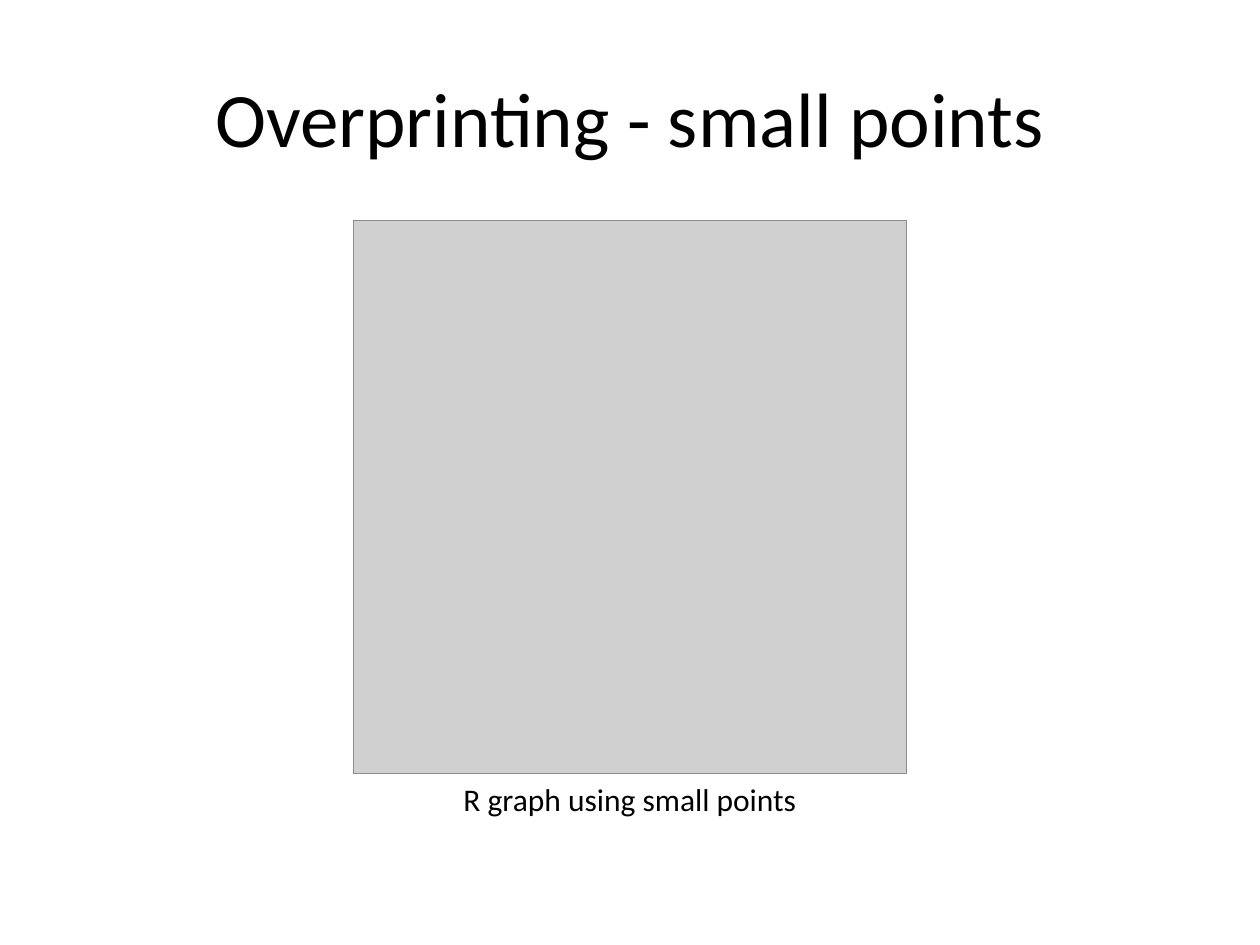
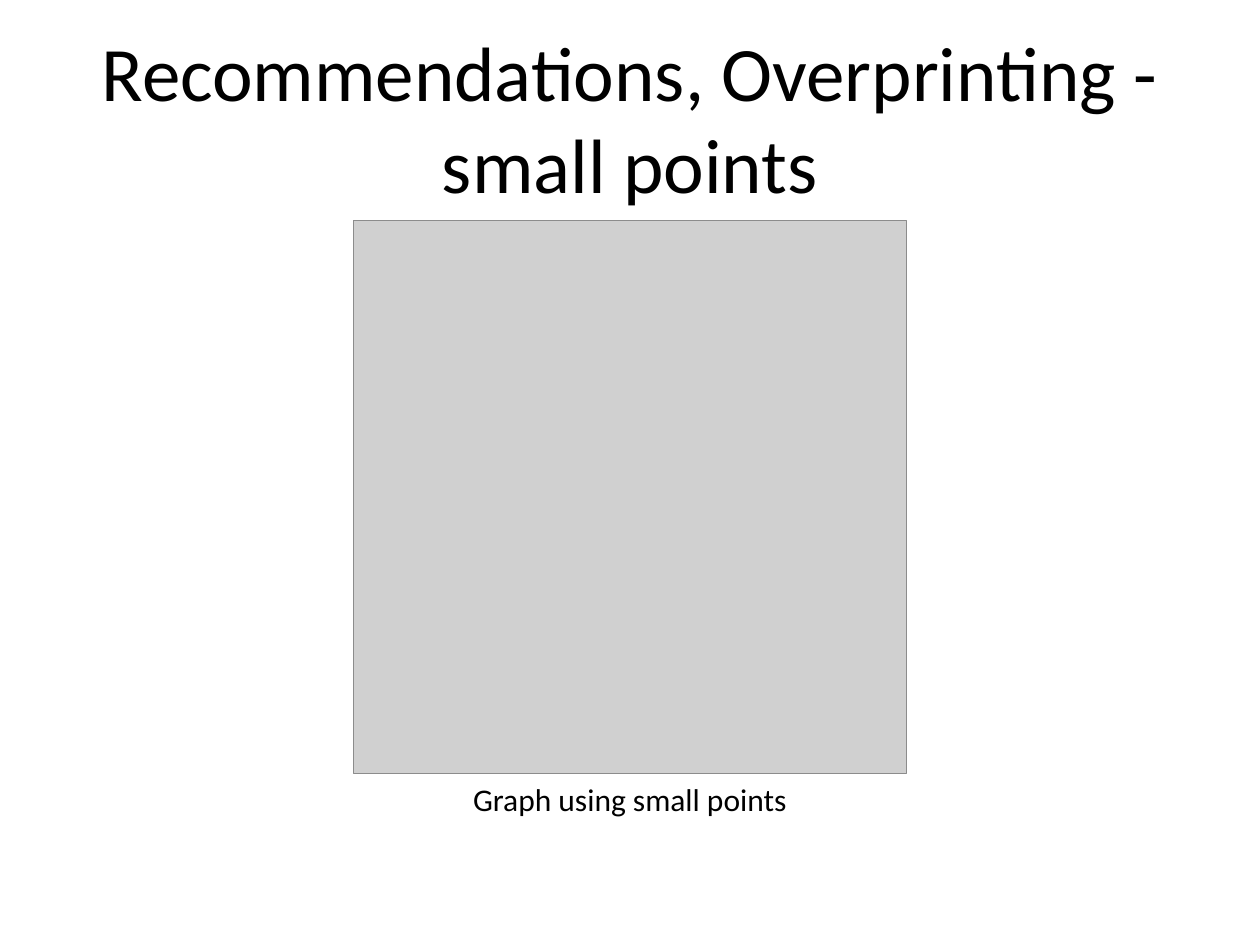
Before and after one commit to pmean/data-visualization, a slide deck: slide 5 of data-viz-01/component/recommendations.pptx (slide 4 before the commit). Drawn at 1260x945 pixels with LibreOffice and Linux fonts; fonts in the diff are those of the drawing; grey boxes stand for pictures. Boxes give left, top, right and bottom in pixels: in the first picture for what was removed or moved away, otherwise in the second. Text is boxed around its words. In the diff, an @@ line names an element or a change of style, - is before the commit and + after.

```diff
--- a/data-viz-01/component/recommendations.pptx
+++ b/data-viz-01/component/recommendations.pptx
@@ title at box(102, 47, 1116, 206): text changed @@
-Overprinting - small points
+Recommendations, Overprinting - small points
@@ text at box(473, 789, 786, 817): text changed @@
-R graph using small points
+Graph using small points
```
Also in this commit, not shown: 8 other slides changed, 2 slides added, 28 other files.
